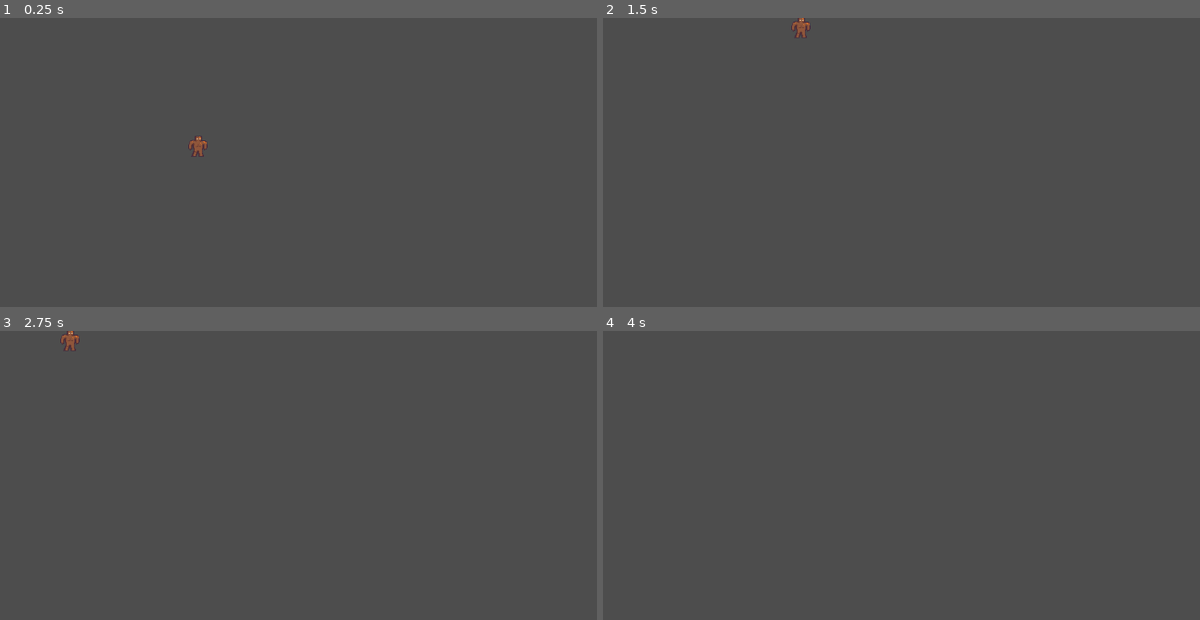
Above: before the commit, frames 1-4 (two rows, left to right).
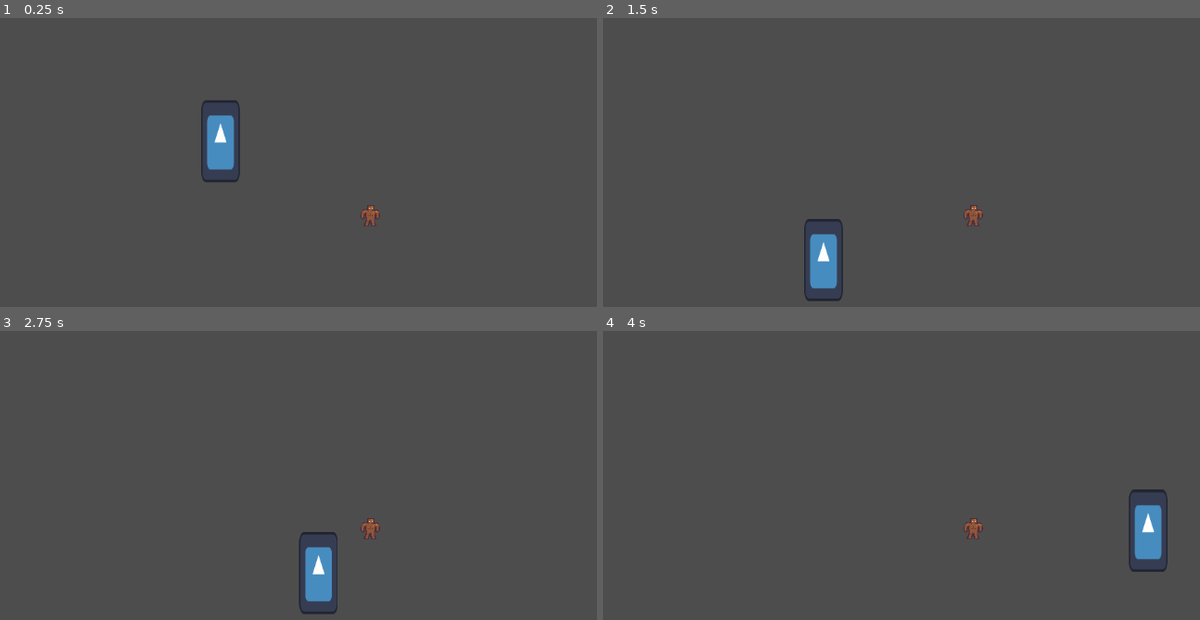
Above: after the commit, the same moments.

Repository: ShadowDragon5/eclipse
Game: Godot game, scene res://scenes/world.tscn
Same seed, same stepped clock (60 frames per second), same inputs: the game is played once before the commit and once after it. The engine's default icon, where the game draws it, is replaced by a stand-in: a white triangle on a blue panel in a dark square.
Inputs:
- Up to frame 1 (0.25 s): no input
- Up to frame 2 (1.5 s): tap Enter at 0.5 s; hold E (interact) 0.53-1.28 s; hold Up (ui_up) from 0.53 s (still down); tap E (interact) at 1.35 s
- Up to frame 3 (2.75 s): tap Space at 2 s; release Up (ui_up) at 2.03 s; hold Left (ui_left) from 2.03 s (still down); hold E (interact) from 2.03 s (still down)
- Up to frame 4 (4 s): release E (interact) at 2.78 s; tap E (interact) at 2.85 s; release Left (ui_left) at 3.53 s; hold Down (ui_down) from 3.53 s (still down); hold E (interact) from 3.53 s (still down)

The runs differ from the first frame. In frame 1, 1.4% of the frame differs, in the area x 31-64%, y 28-72%; in frame 2, 1.4%, in the area x 31-64%, y 0-99%; in frame 3, 1.4%; in frame 4, 1.3%.

Commit message:
Added dead tree as an interactable scene
added Dead tree scene that can be instanciated and interactable, also rewrote interaction framework because there was a bug that was hard to catch

Diff:
--- a/interaction/InteractionManager.tscn
+++ b/interactioin/InteractionManager.tscn
@@ -1,12 +1,11 @@
-[gd_scene load_steps=2 format=3 uid="uid://bff1wbd2jaqcc"]
+[gd_scene load_steps=2 format=3 uid="uid://cp7e41md3p4ca"]
 
-[ext_resource type="Script" path="res://interaction/InteractionManager.gd" id="1_dv7iq"]
+[ext_resource type="Script" path="res://scripts/InteractionManager.gd" id="1_xxwnt"]
 
-[node name="IntearactionManager" type="Node2D"]
-script = ExtResource("1_dv7iq")
+[node name="InteractionManager" type="Node2D"]
+script = ExtResource("1_xxwnt")
 
 [node name="Label" type="Label" parent="."]
-visible = false
 z_index = 20
 anchors_preset = 5
 anchor_left = 0.5
--- a/interaction/interaction area/interaction_area.tscn
+++ b/interactioin/interaction area/interaction_area.tscn
@@ -1,11 +1,11 @@
-[gd_scene load_steps=2 format=3 uid="uid://gffeoluaiw3d"]
+[gd_scene load_steps=2 format=3 uid="uid://dnm3rhrapnk6r"]
 
-[ext_resource type="Script" path="res://interaction/interaction area/interaction_area.gd" id="1_g6t4f"]
+[ext_resource type="Script" path="res://scripts/interaction_area.gd" id="1_htfsi"]
 
 [node name="InteractionArea" type="Area2D"]
 collision_layer = 0
 collision_mask = 2
-script = ExtResource("1_g6t4f")
+script = ExtResource("1_htfsi")
 
 [connection signal="body_entered" from="." to="." method="_on_body_entered"]
 [connection signal="body_exited" from="." to="." method="_on_body_exited"]
--- a/project.godot
+++ b/project.godot
@@ -17,7 +17,7 @@
 
 [autoload]
 
-InteractionManager="*res://interaction/InteractionManager.tscn"
+InteractionManager="*res://interactioin/InteractionManager.tscn"
 
 [editor_plugins]
 
--- /dev/null
+++ b/scenes/dead_tree.tscn
@@ -0,0 +1,34 @@
+[gd_scene load_steps=6 format=3 uid="uid://b1wregi0mcmvb"]
+
+[ext_resource type="Script" path="res://scripts/dead_tree.gd" id="1_ayd7e"]
+[ext_resource type="Texture2D" uid="uid://ckhfn3lthiwcg" path="res://icon.svg" id="2_rwnbi"]
+[ext_resource type="PackedScene" uid="uid://dnm3rhrapnk6r" path="res://interactioin/interaction area/interaction_area.tscn" id="3_85smn"]
+
+[sub_resource type="CircleShape2D" id="CircleShape2D_p3nmv"]
+radius = 28.0179
+
+[sub_resource type="CircleShape2D" id="CircleShape2D_djadk"]
+radius = 71.1126
+
+[node name="dead_tree" type="Node2D"]
+script = ExtResource("1_ayd7e")
+
+[node name="Sprite2D" type="Sprite2D" parent="."]
+position = Vector2(0, -64)
+scale = Vector2(0.46875, 1)
+texture = ExtResource("2_rwnbi")
+
+[node name="CollisionShape2D" type="CollisionShape2D" parent="."]
+shape = SubResource("CircleShape2D_p3nmv")
+
+[node name="branch_fall_timer" type="Timer" parent="."]
+wait_time = 15.0
+
+[node name="Marker2D" type="Marker2D" parent="."]
+position = Vector2(0, -32)
+
+[node name="InteractionArea" parent="." instance=ExtResource("3_85smn")]
+action_name = "chop"
+
+[node name="CollisionShape2D" type="CollisionShape2D" parent="InteractionArea"]
+shape = SubResource("CircleShape2D_djadk")
--- a/scenes/world.tscn
+++ b/scenes/world.tscn
@@ -1,6 +1,7 @@
-[gd_scene load_steps=4 format=3 uid="uid://dweclt0lai76f"]
+[gd_scene load_steps=5 format=3 uid="uid://dweclt0lai76f"]
 
 [ext_resource type="PackedScene" uid="uid://ddk81een0w54a" path="res://scenes/player.tscn" id="1_s6c5f"]
+[ext_resource type="PackedScene" uid="uid://b1wregi0mcmvb" path="res://scenes/dead_tree.tscn" id="2_p4q78"]
 
 [sub_resource type="WorldBoundaryShape2D" id="WorldBoundaryShape2D_hk4ig"]
 distance = -1.0
@@ -12,8 +13,11 @@
 
 [node name="player" parent="." instance=ExtResource("1_s6c5f")]
 position = Vector2(308, 216)
-max_speed = 350
-accel = 1250
+max_speed = 300
+accel = 750
+friction = 1000
+
+[node name="Camera2D" type="Camera2D" parent="player"]
 
 [node name="StaticBody2D" type="StaticBody2D" parent="."]
 position = Vector2(367, 646)
@@ -28,3 +32,6 @@
 [node name="CollisionShape2D" type="CollisionShape2D" parent="StaticBody2D3"]
 position = Vector2(51, -42)
 shape = SubResource("WorldBoundaryShape2D_yit4r")
+
+[node name="dead_tree" parent="." instance=ExtResource("2_p4q78")]
+position = Vector2(75, 148)
--- a/interaction/InteractionManager.gd
+++ b/scripts/InteractionManager.gd
@@ -1,21 +1,20 @@
 extends Node2D
+
 
 @onready var player = get_tree().get_first_node_in_group("player")
 @onready var label = $Label
+
 
 const base_text = "[E] to "
 
 var active_areas = []
 var can_interact = true
 
-
 func register_area(area: InteractionArea):
 	active_areas.push_back(area)
 
 func unregister_area(area: InteractionArea):
-	var index = active_areas.find(area)
-	if index != -1:
-		active_areas.remove_at(index)
+	active_areas.erase(area)
 
 func _process(delta):
 	if active_areas.size() > 0 && can_interact:
@@ -28,19 +27,16 @@
 	else:
 		label.hide()
 
+func _sort_by_distance_to_player(area1, area2):
+	var area1_to_palyer = player.global_position.distance_to(area1.global_position)
+	var area2_to_palyer = player.global_position.distance_to(area2.global_position)
+	return area1_to_palyer < area2_to_palyer
 
-func _sort_by_distance_to_player(area1, area2):
-	var area1_to_player = player.global_position.distance_to(area1.global_position)
-	var area2_to_player = player.global_position.distance_to(area2.global_position)
-	return area1_to_player < area2_to_player
-
-
-func _init(event):
+func _input(event):
 	if event.is_action_pressed("interact") && can_interact:
 		if active_areas.size() > 0:
 			can_interact = false
 			label.hide()
 
-			await active_areas[0].call()
-
-			can_interact = true;
+			await active_areas[0].interact.call()
+			can_interact = true
--- /dev/null
+++ b/scripts/dead_tree.gd
@@ -0,0 +1,20 @@
+extends Node2D
+
+@onready var interaction_area: InteractionArea = $InteractionArea
+var max_branches = 6
+var branches_dropped = 0
+
+
+func _ready():
+	interaction_area.interact = Callable(self, "_on_interact")
+	if branches_dropped<max_branches:
+		$branch_fall_timer.start()
+
+func _process(delta):
+	pass
+
+func _on_branch_fall_timer_timeout():
+	pass								#spawn dropable branch
+
+func _on_interact():
+	self.visible = false
--- a/interaction/interaction area/interaction_area.gd
+++ b/scripts/interaction_area.gd
@@ -1,9 +1,9 @@
 extends Area2D
-class_name InteractionArea
+class_name  InteractionArea
 
 @export var action_name: String = "interact"
 
-var interact: Callable = func():
+var interact: Callable = func ():
 	pass
 
 
